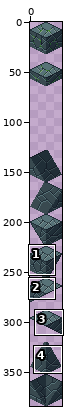
Pixel-art file: assets/img/main_blocks.aseprite. Above: a wide view before the commit, with the close-up outlined.
Close-up. Earlier state:
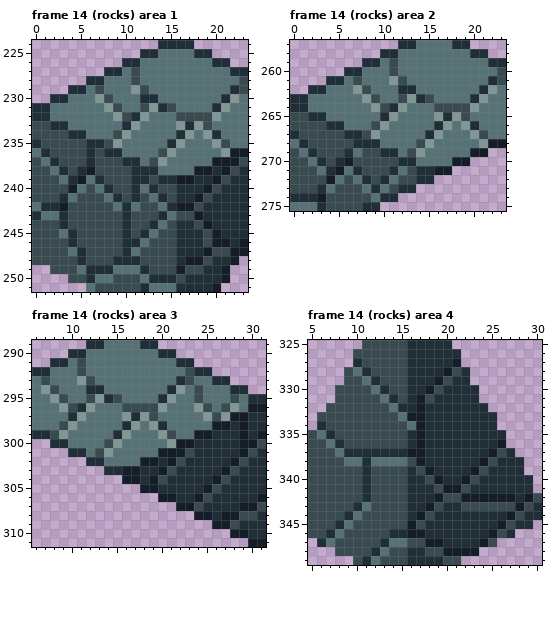
32x384 pixels, 15 frames. Shown: frame 14 (rocks) area 1: x 0..23, y 224..251; frame 14 (rocks) area 2: x 0..23, y 257..275; frame 14 (rocks) area 3: x 6..31, y 289..311; frame 14 (rocks) area 4: x 5..30, y 325..349. The commit also changed other frames or places, which this record leaves out.
Now the later version:
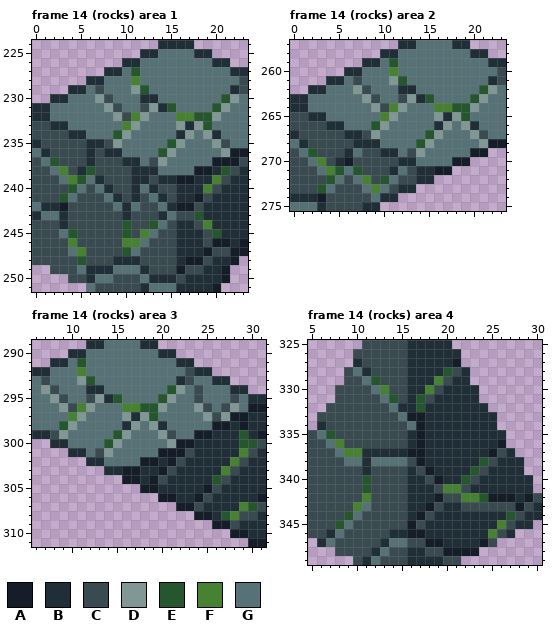
Palette (. is transparent): A #151d28  B #202e37  C #394a50  D #819796  E #25562e  F #468232  G #577277
The exact change:
--- frame 14 (rocks) area 1, layer "Extras"
@@ x 0..23 @@
 226 ..........BBGGGGGGGGBB..
-227 ........BBGCGGGGGGGGGGBB
-228 ......BBGGGCGGGGGGGGGGGC
-229 ....BBGCGGGDCGGGGGGGGGBC
-230 ..BBGGGDCGGGBBGGGGGGGBDG
-231 BBGGGGGGDCGGCDBCGGGGBDGG
-232 BBGGGGGGGDCBDGGGCCCCDGGG
-233 CCBBGGGGGGBDGGGGDBDCGGGG
-234 CCCCBBGGGCDGGGGGBDGDBGGG
-235 BCCCCCBBCDGGGGGBDGGGDCGG
-236 GBCCCCBCBBGGGGCDGGGGGDAA
-237 CGBCCCBCCCBBGCDGGGGGAAAC
-238 CCGBCBACCCCBBBGGGGAABACB
-239 CCCGBAGBCCCBBCBBAABBACBB
-240 CCCCAGCGBCCBGBCCBBBACBBB
-241 CCCBGCCCGBCBCGBCBBACBBBB
+227 ........BBGEGGGGGGGGGGBB
+228 ......BBGGGFGGGGGGGGGGGC
+229 ....BBGCGGGDEGGGGGGGGGBC
+230 ..BBGGGDCGGGBBGGGGGGGEDG
+231 BBGGGGGGDCGGCDBEGGGGEDGG
+232 BBGGGGGGGDCFDGGGFFEEDGGG
+233 CCBBGGGGGGFDGGGGDBDEGGGG
+234 CCCCBBGGGEDGGGGGBDGDBGGG
+235 BCCCCCBBCDGGGGGEDGGGDCGG
+236 GBCCCCBCBBGGGGEDGGGGGDAA
+237 CGECCCBCCCBBGCDGGGGGAAAC
+238 CCGFCBECCCCBBBGGGGAABECB
+239 CCCGFEGBCCCBBCBBAABBFCBB
+240 CCCCEGCGBCCBGBCCBBBFCBBB
+241 CCCEGCCCGBCBCGBCBBACBBBB
 242 GBBACCCCCGBGCCGBAACBBBBB
-243 BGGBCCCCCCBCCCBGCCABBBBB
-244 CCCBCCCCCCBCCBGCBBCABBBB
-245 CCCGBCCCCCBCBGCCBBBCABBB
-246 CCCCBCCCCCBBGCCCBBBCAABA
-247 CCCCGBCCCCBGCCCCBBBACCAA
-248 CCCCCBCCCBBBCCCCBAACBBA.
+243 BGGBCCCCCCBCCCBGCCEBBBBB
+244 CCCBCCCCCCECCEGCBBCFBBBB
+245 CCCGECCCCCECFGCCBBBCEBBB
+246 CCCCFCCCCCFFGCCCBBBCAABA
+247 CCCCGFCCCCEGCCCCBBBACCAA
+248 CCCCCECCCBBBCCCCBAACBBA.
 249 ..CCCGBBBGGGBCCCACCBBA..
--- frame 14 (rocks) area 2, layer "Extras"
@@ x 0..23 @@
 258 ..........BBGGGGGGGGBB..
-259 ........BBGCGGGGGGGGGGBB
-260 ......BBGGGCGGGGGGGGGGGC
-261 ....BBGCGGGDCGGGGGGGGGBC
-262 ..BBGGGDCGGGBBGGGGGGGBDG
-263 BBGGGGGGDCGGCDBCGGGGBDGG
-264 BBGGGGGGGDCBDGGGCCCCDGGG
-265 CCBBGGGGGGBDGGGGDBDCGGGG
-266 CCCCBBGGGCDGGGGGBDGDBGGG
-267 BCCCCCBBCDGGGGGBDGGGDCGG
-268 GBCCCCCBBBGGGGCDGGGGGDAA
-269 CGBCCCBGCCBBGCDGGGGGAA..
-270 CCGBCBACCCCCBBGGGGAA....
-271 CCCGBAGBCCCBGCBBAA......
-272 CCCCAGCGBCBGCCBB........
-273 CCCBGCCCGBGCBB..........
+259 ........BBGEGGGGGGGGGGBB
+260 ......BBGGGFGGGGGGGGGGGC
+261 ....BBGCGGGDEGGGGGGGGGBC
+262 ..BBGGGDCGGGBBGGGGGGGEDG
+263 BBGGGGGGDCGGCDBEGGGGEDGG
+264 BBGGGGGGGDCFDGGGFFEEDGGG
+265 CCBBGGGGGGFDGGGGDBDEGGGG
+266 CCCCBBGGGEDGGGGGBDGDBGGG
+267 BCCCCCBBCDGGGGGEDGGGDCGG
+268 GBCCCCCBBBGGGGEDGGGGGDAA
+269 CGECCCBGCCBBGCDGGGGGAA..
+270 CCGFCBACCCCCBBGGGGAA....
+271 CCCGFEGECCCBGCBBAA......
+272 CCCCEGCGFCEGCCBB........
+273 CCCEGCCCGFGCBB..........
 274 BBBACCCCCGBB............
--- frame 14 (rocks) area 3, layer "Extras"
@@ x 6..31 @@
 290 ....BBGGGGGGGGBB..........
-291 ..BBGCGGGGGGGGGGBB........
-292 BBGGGCGGGGGGGGGGGCBB......
-293 GCGGGDCGGGGGGGGGBCGGBB....
-294 GDCGGGBBGGGGGGGBDGCGGGBB..
-295 GGDCGGCDBCGGGGBDGGCGGGCGBB
-296 GGGDCBDGGGCCCCDGGGDCGCDGAA
-297 GGGGBDGGGGDBDCGGGGGDCDAABB
-298 GGGCDGGGGGBDGDBGGGGGAABABB
-299 BBCDGGGGGBDGGGDCGGAABBBABA
-300 ..BBGGGGCDGGGGGDAABBBBBAAC
-301 ....BBGCDGGGGGAAACBBBBBACB
-302 ......BBGGGGAABACBBBBBACBB
-303 ........BBAABBACBBBBBACBBB
-304 ..........AABACBBBBBACBBBB
+291 ..BBGEGGGGGGGGGGBB........
+292 BBGGGFGGGGGGGGGGGCBB......
+293 GCGGGDEGGGGGGGGGBCGGBB....
+294 GDCGGGBBGGGGGGGEDGCGGGBB..
+295 GGDCGGCDBEGGGGEDGGCGGGCGBB
+296 GGGDCFDGGGFFEEDGGGDCGCDGAA
+297 GGGGFDGGGGDBDEGGGGGDCDAABB
+298 GGGEDGGGGGBDGDBGGGGGAABABB
+299 BBCDGGGGGEDGGGDCGGAABBBEBA
+300 ..BBGGGGEDGGGGGDAABBBBBEEC
+301 ....BBGCDGGGGGAAACBBBBBFCB
+302 ......BBGGGGAABACBBBBBFCBB
+303 ........BBAABBACBBBBBFCBBB
+304 ..........AABACBBBBBECBBBB
 305 ............AABBBBBACBBBBB
 306 ..............AABBACBBBBBA
-307 ................AACBBBBAAC
-308 ..................AABAACCB
+307 ................AACBBBBFEC
+308 ..................AABEFCCB
 309 ....................AACBBB
--- frame 14 (rocks) area 4, layer "Extras"
@@ x 5..30 @@
 327 .....BCCCCCBBBBBA.........
-328 ....CGBCCCCBBBBACB........
-329 ....CCGBCCCBBBACBB........
-330 ...CCCCGBCCBBACBBBB.......
-331 ...CCCCCGBCBACBBBBB.......
-332 ..CCCCCCCGBBABBBBBBB......
+328 ....CGBCCCCBBBBECB........
+329 ....CCGECCCBBBFCBB........
+330 ...CCCCGFCCBBFCBBBB.......
+331 ...CCCCCGECBECBBBBB.......
+332 ..CCCCCCCGBBEBBBBBBB......
 333 .CCCCCCCCCGAABBBBBBBB.....
 334 .BCCCCCCCCCGABBBBBBBB.....
-335 CGBCCCCCCCCBABBBBBBBBB....
-336 CCGBCCCCCCCBABBBBBBBBA....
-337 CCCGBBBBBBBAABBBBBBBACB...
-338 CCCCGGBGGGGCABBBBBBACBBB..
-339 CCCCCCBCCCCBCABBBBACBBBB..
-340 CCCCCCBCCCCBBCABBACBBBBBB.
-341 CCCCCCBCCCCBBBCAACBBBBBBB.
-342 CCCCCCBCCCCBBBACCAAAAAABAC
-343 CCCCCBGCCCCBBACBBCCCCCCACB
-344 CCCCBGCCCCCBACBBBBBBBBACBB
-345 CCCBGCCCCCCACBBBBBBBBACBB.
-346 CCBGCCCCCBBAABBBBBBBACB...
+335 CGECCCCCCCCBABBBBBBBBB....
+336 CCGFCCCCCCCBABBBBBBBBA....
+337 CCCGFFBBBBBAABBBBBBBACB...
+338 CCCCGGBGGGGCABBBBBBECBBB..
+339 CCCCCCBCCCCBCABBBBECBBBB..
+340 CCCCCCECCCCBBCABBECBBBBBB.
+341 CCCCCCECCCCBBBCFFCBBBBBBB.
+342 CCCCCCFCCCCBBBACCFFEAAABAC
+343 CCCCCFGCCCCBBACBBCCCCCCACB
+344 CCCCEGCCCCCBACBBBBBBBBECBB
+345 CCCEGCCCCCCACBBBBBBBBFCBB.
+346 CCBGCCCCCBBAABBBBBBBFCB...
 347 .BGCCCCCBGGCCAABBBBAC.....
Where, in picture pixels (left, top, right, bottom), the same in both close-ups:
changed: (50, 67, 230, 265)
changed: (308, 58, 488, 193)
changed: (59, 358, 176, 448)
changed: (212, 430, 257, 520)
changed: (371, 367, 452, 412)
changed: (326, 430, 371, 529)
changed: (443, 457, 515, 538)
